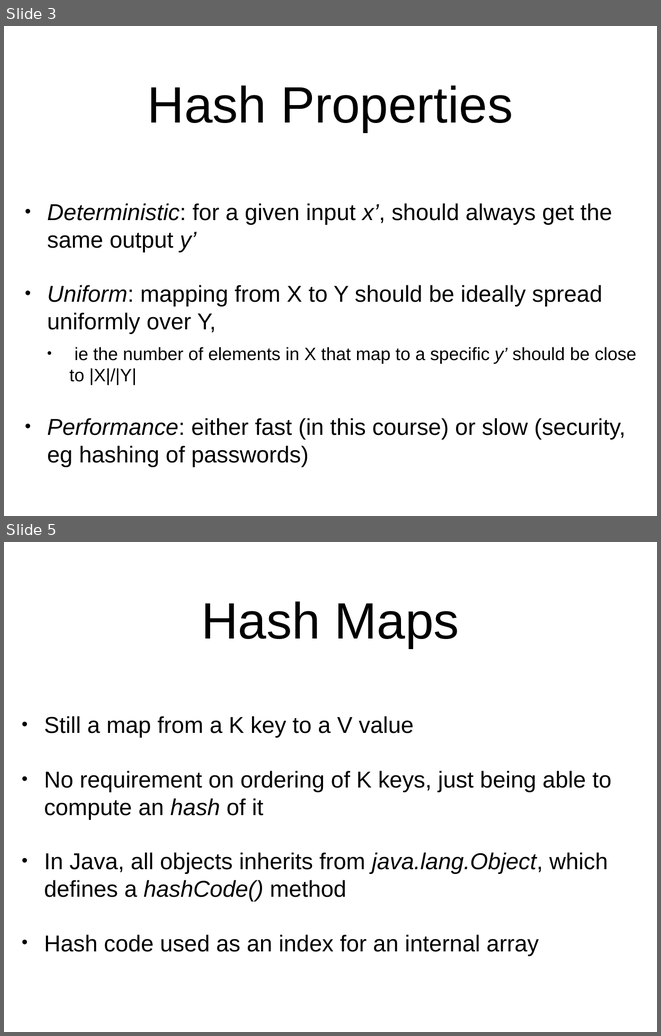
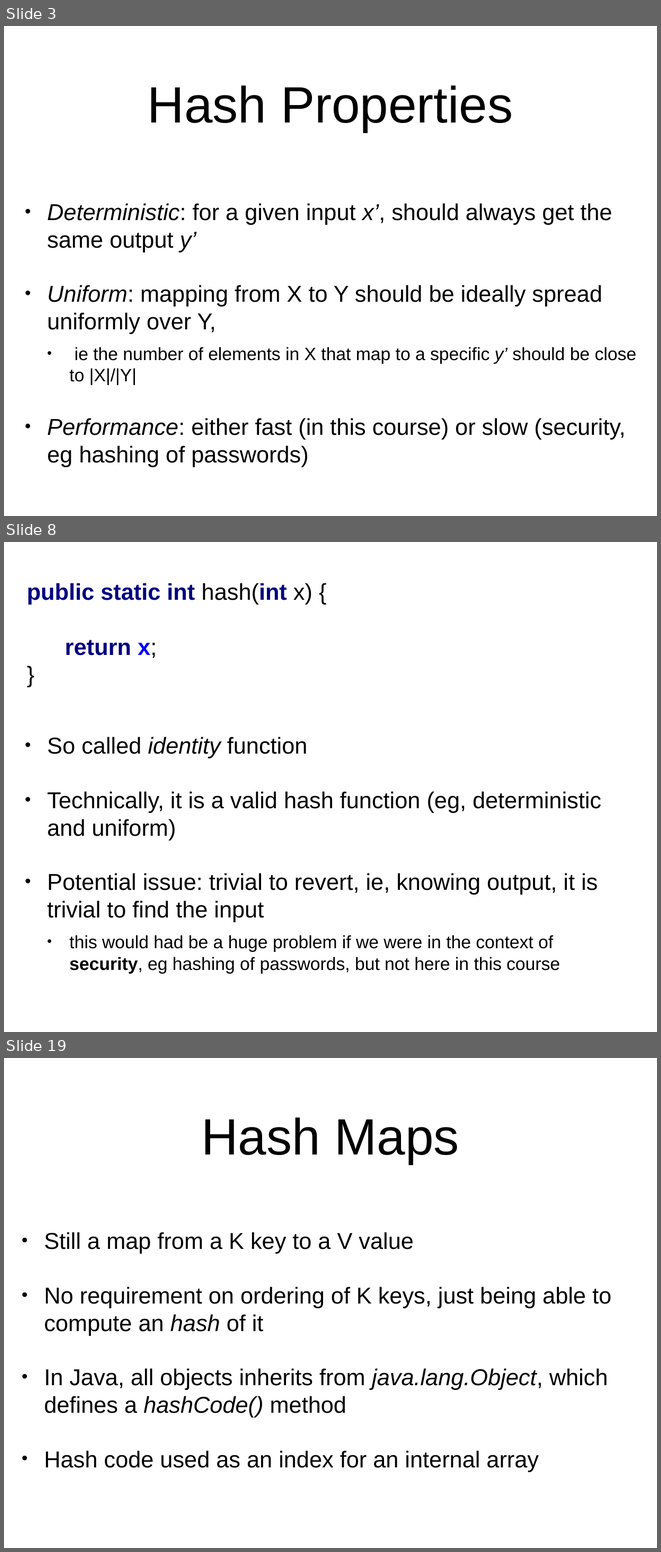
Before and after one commit to arcuri82/algorithms, a slide deck: docs/slides/06/06_hash_maps.pptx. Shown one above the other, each under a label of ours: slides 3 and 5 before the commit, slides 3, 8 and 19 after it; the slides between them are not shown. The pictures are 661x1036 and 661x1552 pixels, drawn with LibreOffice and Linux fonts; fonts in the diff are those of the drawing. Boxes give left, top, right and bottom in pixels: in the first picture for what was removed or moved away, otherwise in the second. Text is boxed around its words. In the diff, an @@ line names an element or a change of style, - is before the commit and + after.

```diff
--- a/docs/slides/06/06_hash_maps.pptx
+++ b/docs/slides/06/06_hash_maps.pptx
@@ slide 8 added at (x1=4, y1=542, x2=657, y2=1032), background #FFFFFF @@
@@ text added at (x1=27, y1=583, x2=312, y2=658), 36 pt, text #000080, bold @@
+public static int hash(int x) {
+return x;
+}
@@ text added at (x1=47, y1=737, x2=601, y2=973), 36 pt, text #000000 @@
+• So called identity function
+• Technically, it is a valid hash function (eg, deterministic and uniform)
+• Potential issue: trivial to revert, ie, knowing output, it is trivial to find the input
+  • this would had be a huge problem if we were in the context of security, eg hashing of passwords, but not here in this course
@@ what was slide 5 is now slide 19 @@
```
Also in this commit, not shown: 5 slides changed, 18 other slides added, 9 other files.
